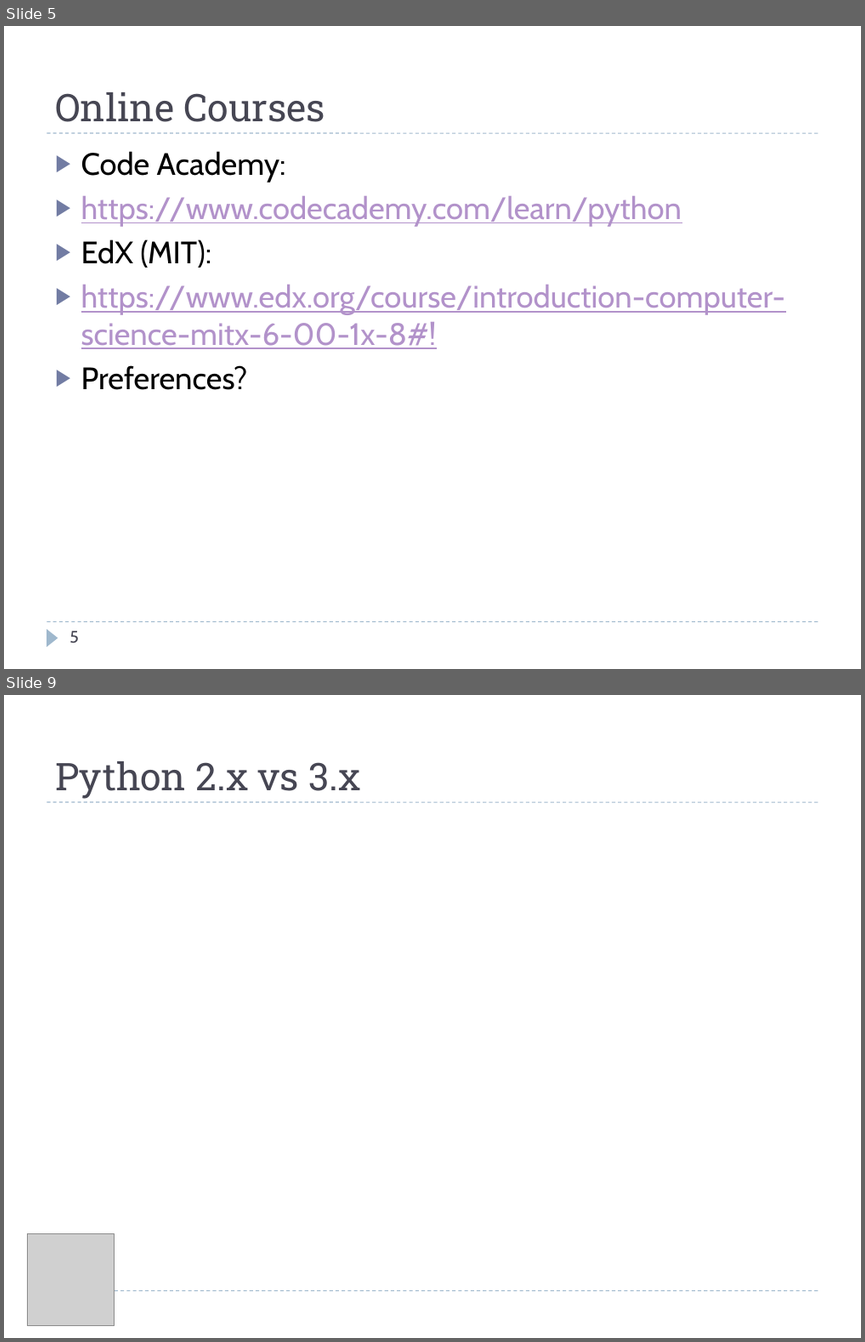
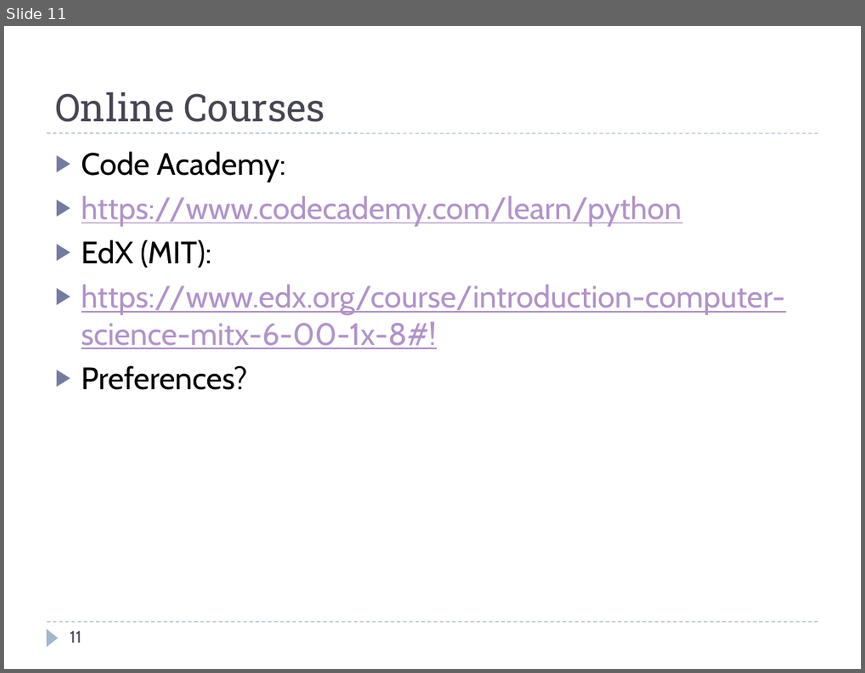
Before and after one commit to TimothyTickle/python_club, a slide deck: presentations/01_python_club_intro.pptx. Shown one above the other, each under a label of ours: slides 5 and 9 before the commit, slide 11 after it; the slides between them are not shown. The pictures are 865x1342 and 865x673 pixels, drawn with LibreOffice and Linux fonts; fonts in the diff are those of the drawing; grey boxes stand for pictures. Boxes give left, top, right and bottom in pixels: in the first picture for what was removed or moved away, otherwise in the second. Text is boxed around its words. In the diff, an @@ line names an element or a change of style, - is before the commit and + after.

```diff
--- a/presentations/01_python_club_intro.pptx
+++ b/presentations/01_python_club_intro.pptx
@@ slide 9 removed at (4, 695, 861, 1338), background #FFFFFF; not listed: 2 template elements that a slide beside it also shows @@
@@ title removed at (55, 761, 360, 799) @@
-Python 2.x vs 3.x
@@ picture removed at (27, 1234, 114, 1326) @@
@@ what was slide 5 is now slide 11 @@
@@ page number at (69, 630, 81, 642): text changed @@
-5
+11
```
Also in this commit, not shown: 4 slides changed, 4 slides added, 2 other slides removed.
